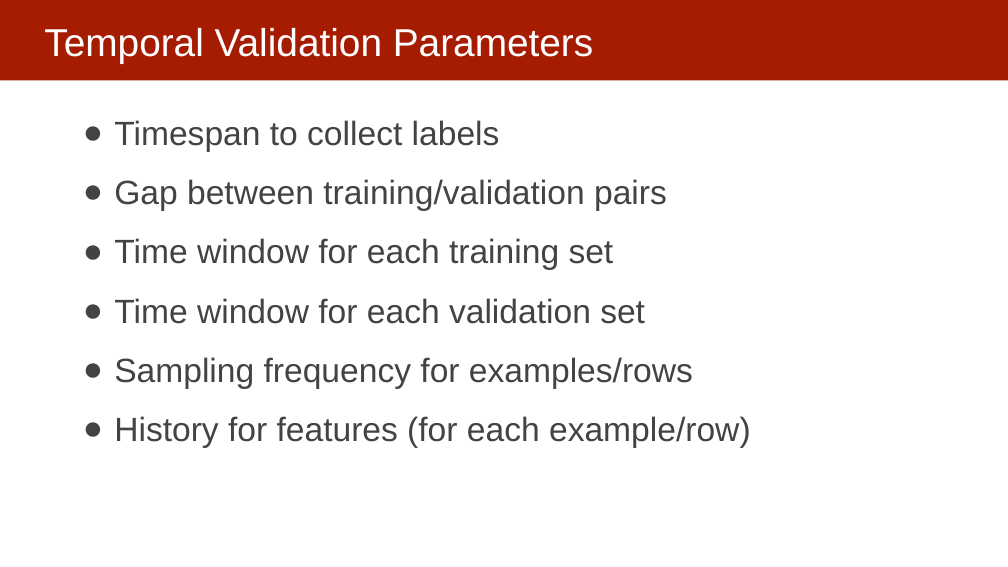
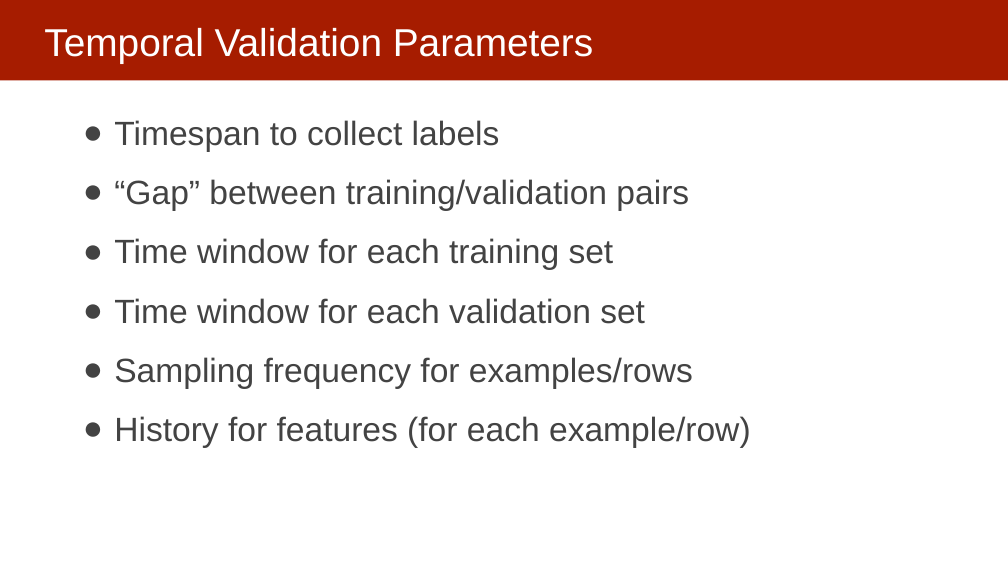
Before and after one commit to dssg/MLinPractice, a slide deck: slide 22 of Lectures/Lecture5-ModelSelection.pptx. Drawn at 1008x567 pixels with LibreOffice and Linux fonts; fonts in the diff are those of the drawing. Boxes give left, top, right and bottom in pixels: in the first picture for what was removed or moved away, otherwise in the second. Text is boxed around its words. In the diff, an @@ line names an element or a change of style, - is before the commit and + after.

```diff
--- a/Lectures/Lecture5-ModelSelection.pptx
+++ b/Lectures/Lecture5-ModelSelection.pptx
@@ text at (114, 179, 689, 211): text changed @@
-● Gap between training/validation pairs
+● “Gap” between training/validation pairs
```
Also in this commit, not shown: 2 other slides changed.
